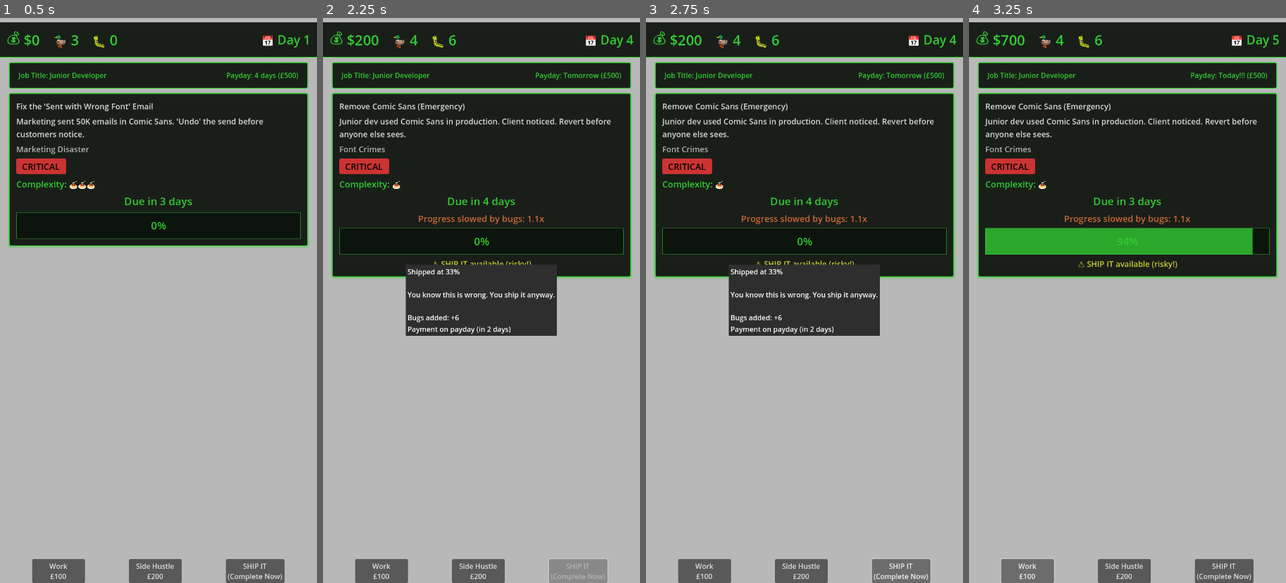
Above: before the commit, frames 1-4 (left to right).
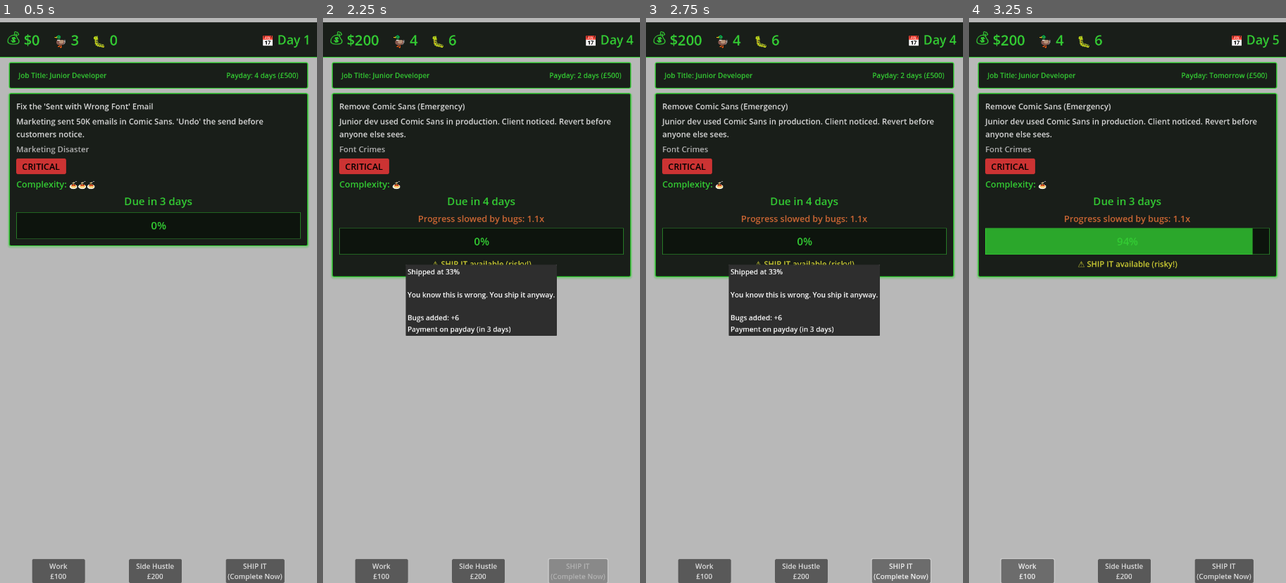
Above: after the commit, the same moments.

Repository: lmchoi/alt-f-this
Game: Godot game, scene res://scenes/game_ui.tscn
Two runs of this game, one before a commit and one after it. Both use one fixed random seed, a clock stepped at 60 frames per second and the inputs below.
Inputs:
- Up to frame 1 (0.5 s): no input
- Up to frame 2 (2.25 s): click "Work £100" at 0.5 s; click "Side Hustle £200" at 1.25 s; click "SHIP IT (Complete Now)" at 2 s
- Up to frame 3 (2.75 s): no input
- Up to frame 4 (3.25 s): click "Work £100" at 2.75 s

Frame 1 is identical in both runs. In frame 2, 0.1% of the frame differs, in the area x 52-94%, y 9-56%; in frame 3, 0.1%; in frame 4, 0.2%, in the area x 10-94%, y 3-11%.

Commit message:
Remove logic from ui to drive daily updates

Diff:
--- a/autoloads/game_manager.gd
+++ b/autoloads/game_manager.gd
@@ -37,6 +37,7 @@
 	set(value):
 		day = value
 		next_day.emit(day)
+		daily_updates()
 
 var days_until_payday := 5
 var overdue_days := 0  # Track how many days past deadline
--- a/scenes/game_ui.gd
+++ b/scenes/game_ui.gd
@@ -12,7 +12,6 @@
 	ship_it_button.pressed.connect(_on_ship_it_button_pressed)
 	GameManager.event_occurred.connect(_on_event_occurred)
 	GameManager.missed_deadline.connect(_on_deadline_due)
-	GameManager.next_day.connect(_on_next_day)
 	GameManager.game_over.connect(_on_game_over)
 	GameManager.victory.connect(_on_victory)
 	GameManager.production_outage_occurred.connect(_on_production_outage)
@@ -30,8 +29,6 @@
 	# Debug: Load test scenario in debug builds
 	if OS.is_debug_build():
 		_setup_test_scenario()
-
-	_on_next_day(GameManager.day)
 
 func _on_work_button_pressed():
 	GameManager.do_work()
@@ -60,9 +57,6 @@
 func _on_victory(stats: Dictionary):
 	end_game_panel.show_victory(stats)
 
-func _on_next_day(_nth_day: int):
-	GameManager.daily_updates()
-
 func _on_deadline_action(action: String):
 	GameManager.process_action(action)
 	$DeadlineDialog.hide()
